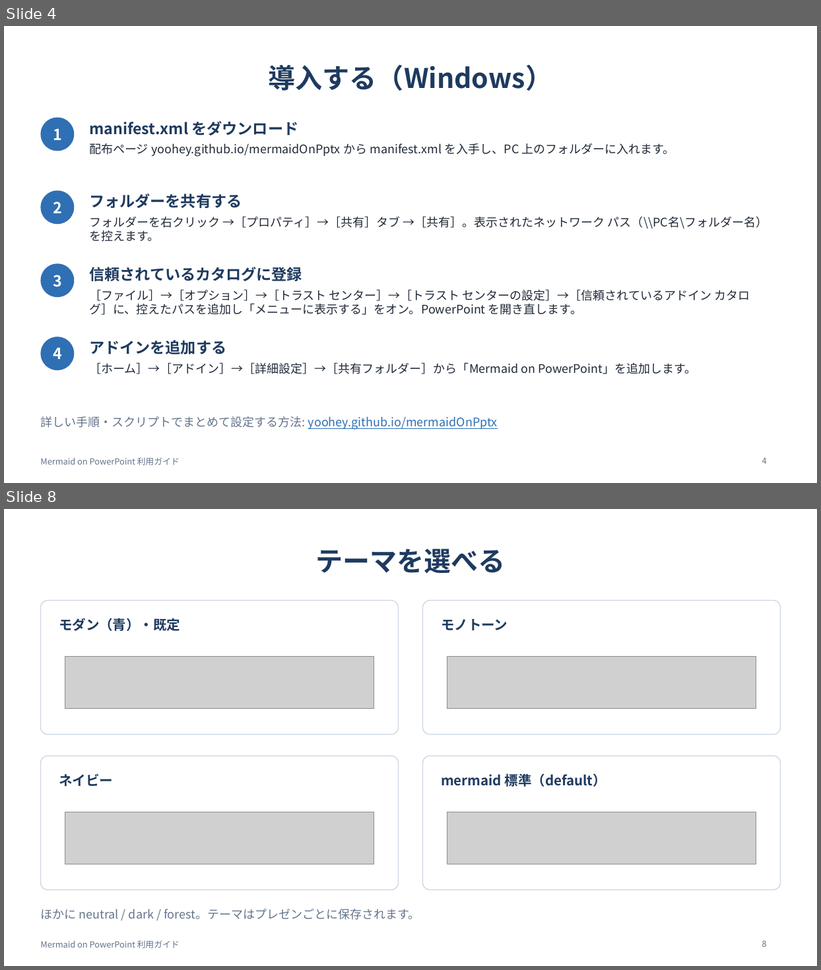
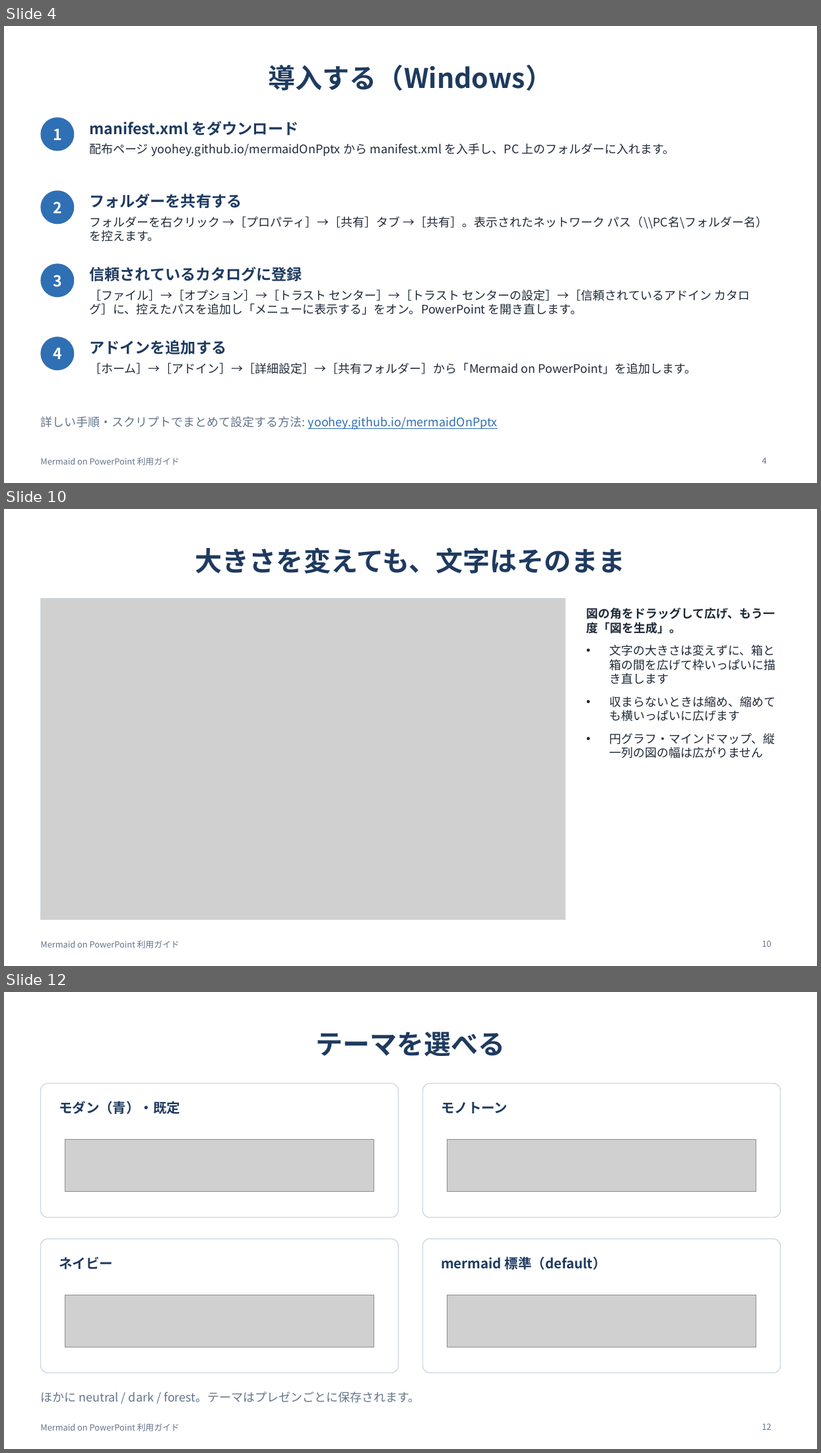
Before and after one commit to yoohey/mermaidOnPptx, a slide deck: site/guide.pptx. Shown one above the other, each under a label of ours: slides 4 and 8 before the commit, slides 4, 10 and 12 after it; the slides between them are not shown. The pictures are 821x970 and 821x1453 pixels, drawn with LibreOffice and Linux fonts; fonts in the diff are those of the drawing; grey boxes stand for pictures. Boxes give left, top, right and bottom in pixels: in the first picture for what was removed or moved away, otherwise in the second. Text is boxed around its words. In the diff, an @@ line names an element or a change of style, - is before the commit and + after.

```diff
--- a/site/guide.pptx
+++ b/site/guide.pptx
@@ slide 10 added at (4, 509, 817, 966), background #FFFFFF; not listed: 1 template element that a slide beside it also shows @@
@@ title added at (195, 547, 626, 574), 32 pt, text #1E3A5F, bold @@
+大きさを変えても、文字はそのまま
@@ picture added at (40, 599, 565, 920) @@
@@ rectangle added at (40, 599, 565, 920), outline #CBD5E1 0.75 pt @@
@@ text added at (586, 607, 776, 758), 14 pt, text #1F2937 @@
+図の角をドラッグして広げ、もう一度「図を生成」。
+• 文字の大きさは変えずに、箱と箱の間を広げて枠いっぱいに描き直します
+• 収まらないときは縮め、縮めても横いっぱいに広げます
+• 円グラフ・マインドマップ、縦一列の図の幅は広がりません
@@ page number added at (762, 941, 772, 947), 10 pt, text #64748B @@
+10
@@ what was slide 8 is now slide 12 @@
@@ page number at (762, 1424, 772, 1430): text changed @@
-8
+12
```
Also in this commit, not shown: 5 slides changed, 3 other slides added, 28 other files.
